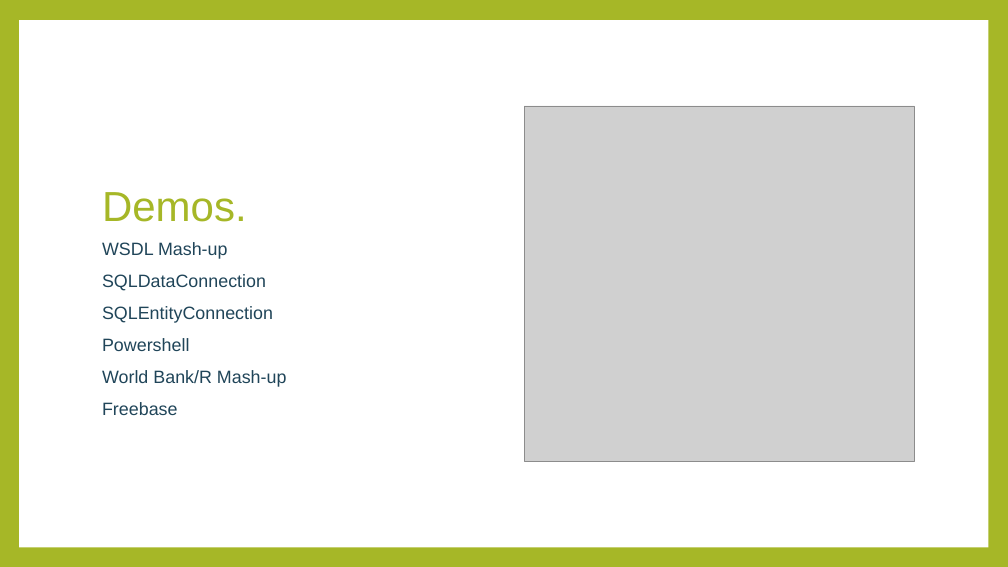
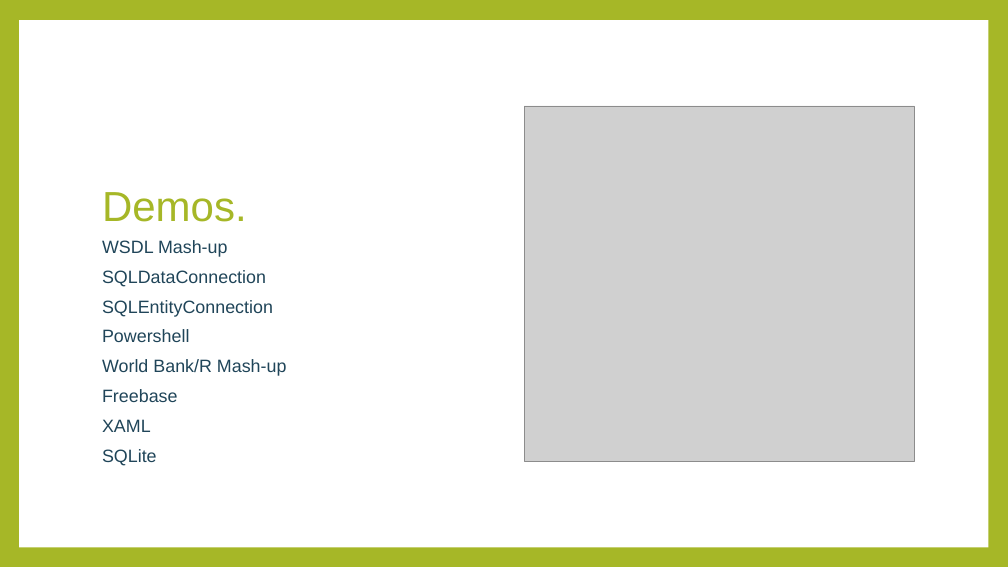
Before and after one commit to rachelblasucci/Current-Talks, a slide deck: slide 7 of Type Providers/Type Providers.pptx. Drawn at 1008x567 pixels with LibreOffice and Linux fonts; fonts in the diff are those of the drawing; grey boxes stand for pictures. Boxes give left, top, right and bottom in pixels: in the first picture for what was removed or moved away, otherwise in the second. Text is boxed around its words. In the diff, an @@ line names an element or a change of style, - is before the commit and + after.

```diff
--- a/Type Providers/Type Providers.pptx
+++ b/Type Providers/Type Providers.pptx
@@ text at bbox=[102, 240, 287, 402]: line spacing 1 to 0.9 @@
@@ text at bbox=[102, 419, 157, 466]: paragraphs added @@
+XAML
+SQLite
```
Also in this commit, not shown: 3 other slides changed, 4 other files.
